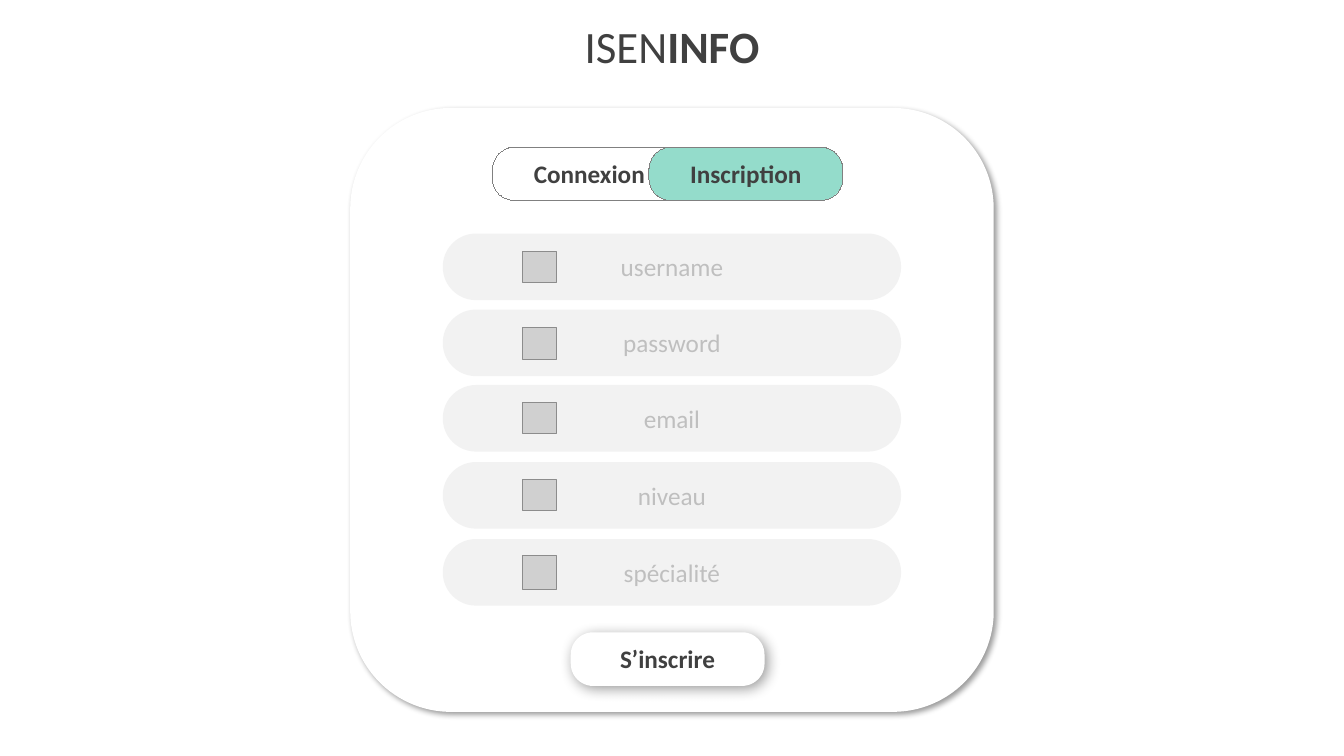
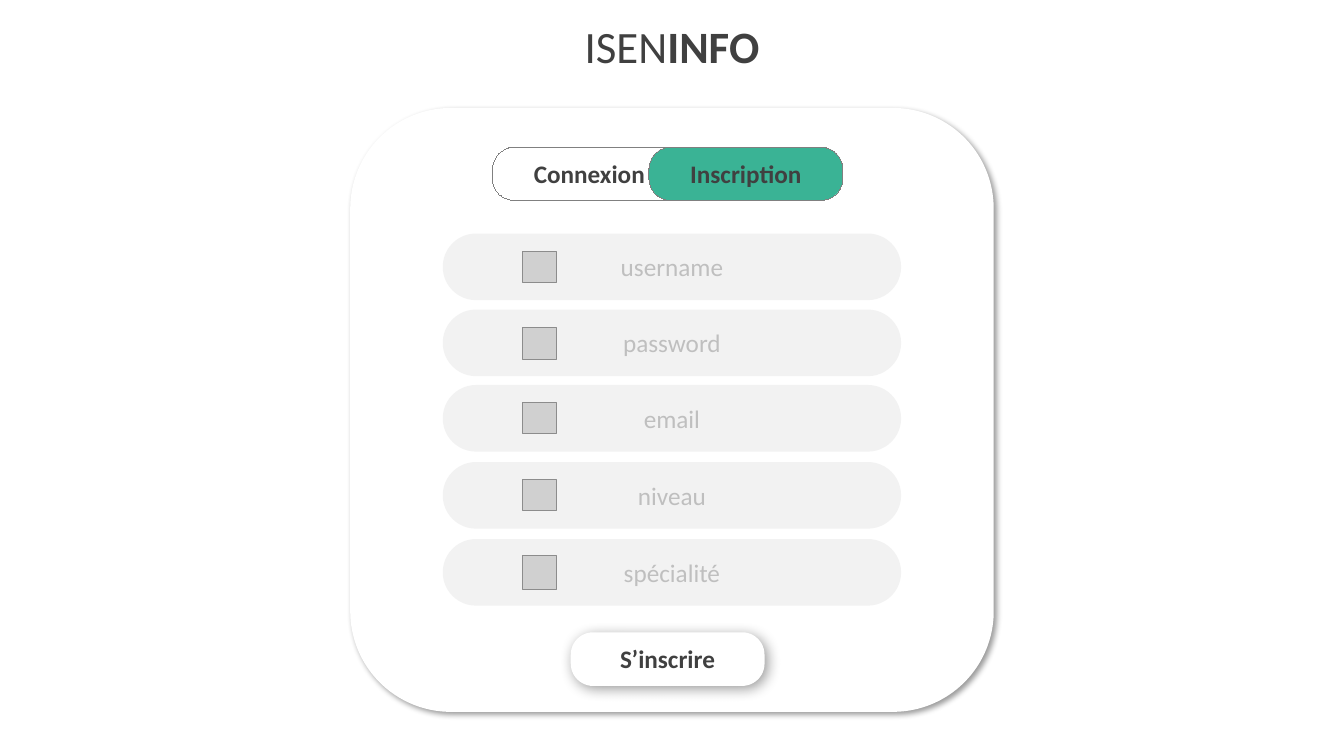
Before and after one commit to hugodemenez/isen-student-portal, a slide deck: slide 2 of presentation/Structure_Projet.pptx. Drawn at 1344x756 pixels with LibreOffice and Linux fonts; fonts in the diff are those of the drawing; grey boxes stand for pictures. Boxes give left, top, right and bottom in pixels: in the first picture for what was removed or moved away, otherwise in the second. Text is boxed around its words. In the diff, an @@ line names an element or a change of style, - is before the commit and + after.

```diff
--- a/presentation/Structure_Projet.pptx
+++ b/presentation/Structure_Projet.pptx
@@ rounded rectangle "Inscription" at [649,147,843,201]: fill #94DCCB to #3AB395 @@
```
Also in this commit, not shown: 2 other slides changed, 6 other files.
